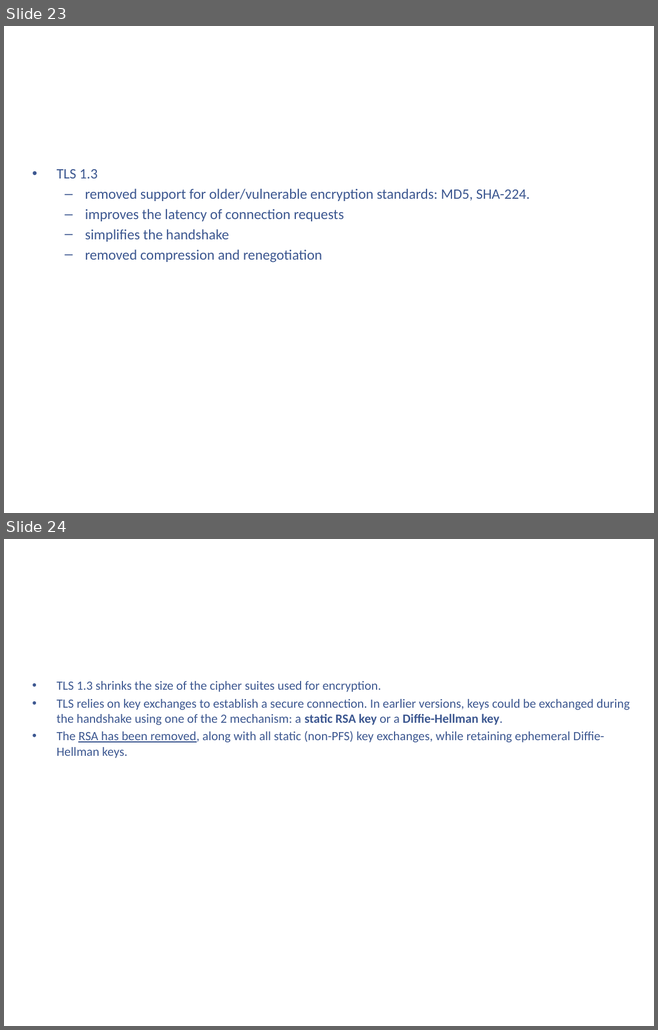
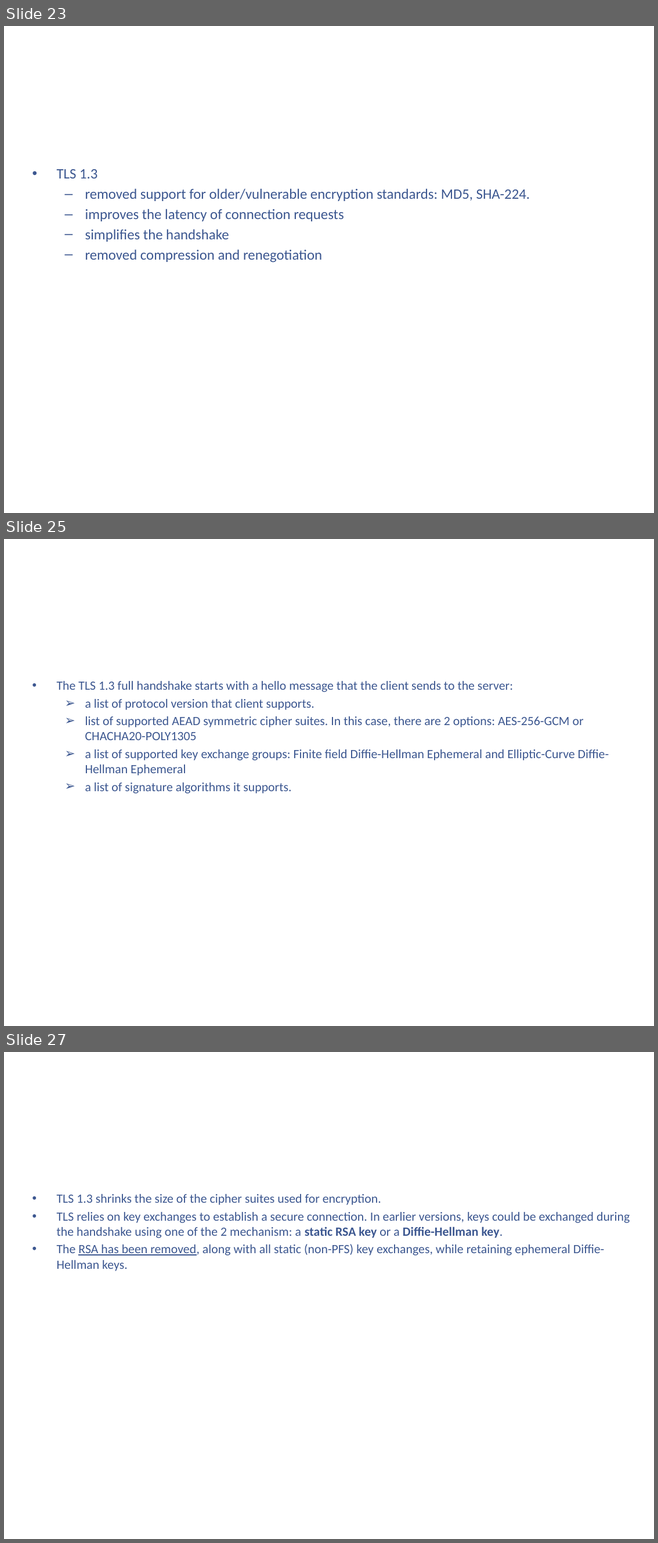
Before and after one commit to kenshincommon/ppts, a slide deck: Presentations/TLS 1.3/TLS 1.3.pptx. Shown one above the other, each under a label of ours: slides 23 and 24 before the commit, slides 23, 25 and 27 after it; the slides between them are not shown. The pictures are 658x1030 and 658x1543 pixels, drawn with LibreOffice and Linux fonts; fonts in the diff are those of the drawing; background and template pictures are left out. Boxes give left, top, right and bottom in pixels: in the first picture for what was removed or moved away, otherwise in the second. Text is boxed around its words. In the diff, an @@ line names an element or a change of style, - is before the commit and + after.

```diff
--- a/Presentations/TLS 1.3/TLS 1.3.pptx
+++ b/Presentations/TLS 1.3/TLS 1.3.pptx
@@ slide 25 added at (x1=4, y1=539, x2=654, y2=1026), background picture (left out) @@
@@ title added at (x1=36, y1=559, x2=621, y2=640), 44 pt, text #FFFFFF @@
+Core (cont.)
@@ text added at (x1=57, y1=681, x2=609, y2=794), 14 pt, text #3C5790 @@
+• The TLS 1.3 full handshake starts with a hello message that the client sends to the server:
+  ➢ a list of protocol version that client supports.
+  ➢ list of supported AEAD symmetric cipher suites. In this case, there are 2 options: AES-256-GCM or CHACHA20-POLY1305
+  ➢ a list of supported key exchange groups: Finite field Diffie-Hellman Ephemeral and Elliptic-Curve Diffie-Hellman Ephemeral
+  ➢ a list of signature algorithms it supports.
@@ what was slide 24 is now slide 27 @@
```
Also in this commit, not shown: 2 slides changed, 2 other slides added, 3 other files.
